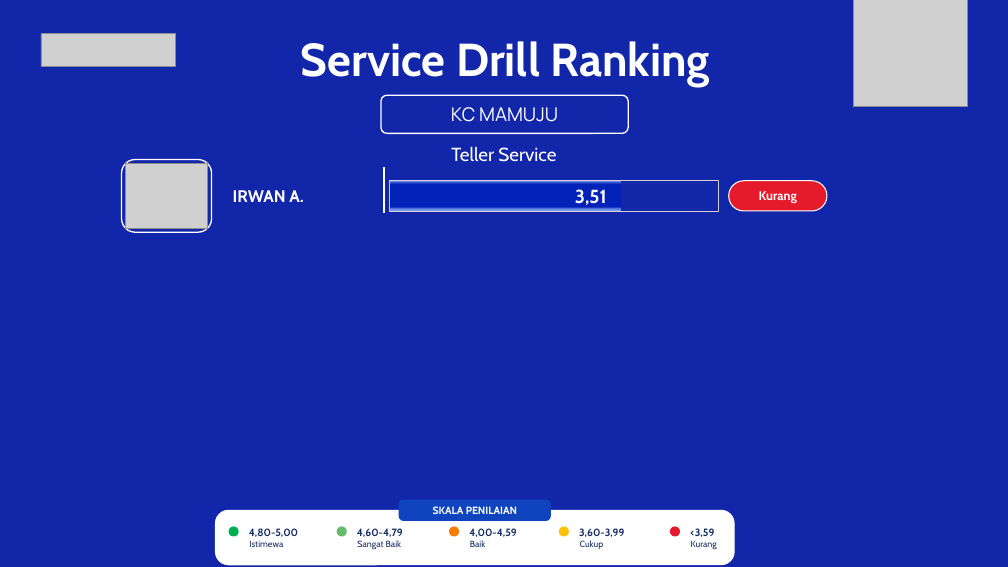
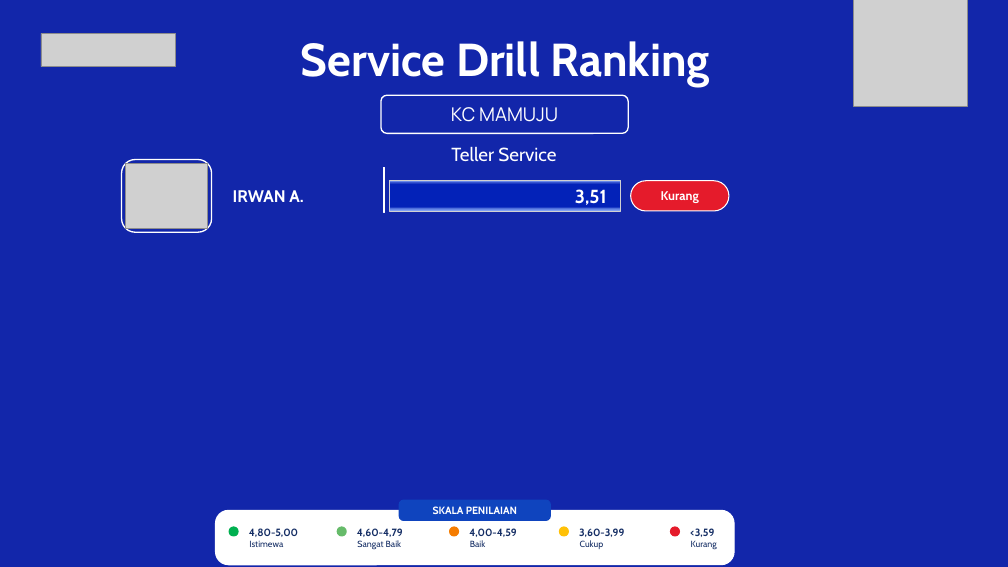
Before and after one commit to hengkiyudijanto/btn-sip, a slide deck: slide 2 of ranking-prod.pptx. Drawn at 1008x567 pixels with LibreOffice and Linux fonts; fonts in the diff are those of the drawing; grey boxes stand for pictures; background and template pictures are left out. Boxes give left, top, right and bottom in pixels: in the first picture for what was removed or moved away, otherwise in the second. Text is boxed around its words. In the diff, an @@ line names an element or a change of style, - is before the commit and + after.

```diff
--- a/ranking-prod.pptx
+++ b/ranking-prod.pptx
@@ rectangle resized from (x1=389, y1=181, x2=718, y2=211) to (x1=389, y1=181, x2=620, y2=211) @@
@@ text "Kurang" moved from (x1=759, y1=191, x2=797, y2=203) to (x1=661, y1=191, x2=699, y2=203) @@
@@ rounded rectangle moved from (x1=729, y1=181, x2=827, y2=211) to (x1=631, y1=181, x2=729, y2=211) @@
```
Also in this commit, not shown: 10 other files.
